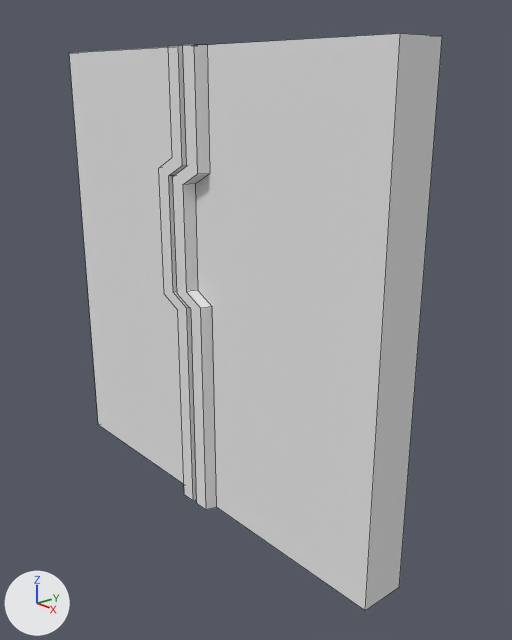
One commit to the Blender file Assets/My Assets/doordissolved.blend: the scene before it, then after it.
Both versions are drawn from a 50 mm camera at (4.73, -3.66, 3.75) aimed at (0.29, 0.21, 1.76). Arrows for +X, +Y and +Z are at lower left; the lights stay in place. Mesh edges are drawn as thin lines.
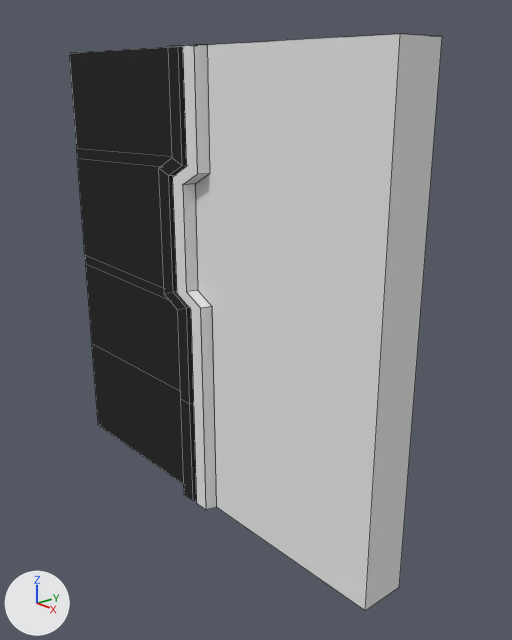
The change, as a list of edits to the scene's bpy script:
```text
Add img_doordissolved_png:
    img_doordissolved_png = load_image('doordissolved.png', 'doordissolved.png', 4096, 4096, 'sRGB')
Change mat_material:
    remove mat_material.base_color = (0.8, 0.8, 0.8)  # white #e7e7e7
    add mat_material.texture = img_doordissolved_png
Change me_cube_003:
    where me_cube_003.from_pydata(...)  # 52 vertices, 32 faces; spans x -2.0..0.2, y -0.3..0.3, z 0.0..4.0
    used by ob_cube_001; location = (0.0, 0.0, 0.0); rotation_euler = (0.0, 0.0, 3.142), in degrees (0, 0, 180)
    me_cube_003 part 1: texture (UV) coordinates changed
```

Changed parts and their boxes (x1, y1, x2, y2) in the pictures (512 x 640 px):
'Cube', surface changed (grey to black): (69, 45, 197, 501) in both
